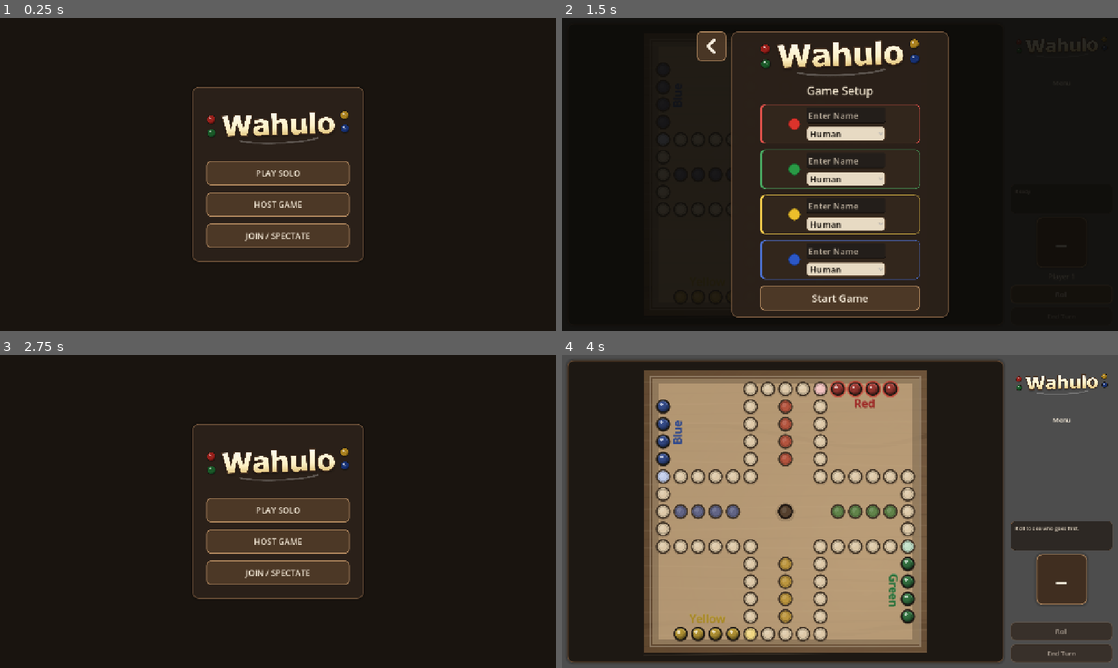
Above: before the commit, frames 1-4 (two rows, left to right).
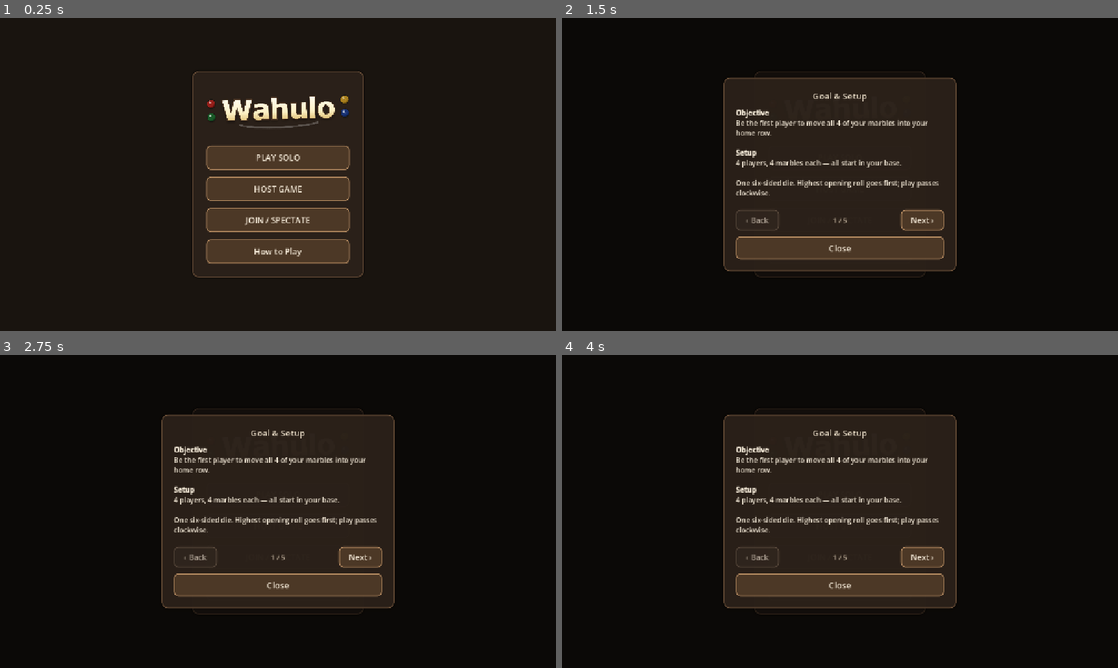
Above: after the commit, the same moments.

Repository: ItsTheMcCoy/wahoo-app
Game: Godot game, scene res://scenes/HomeScreen.tscn
The game is run twice, just before and just after one commit, with the same random seed, the same clock (stepped at 60 frames per second) and the same inputs.
Inputs (mouse positions are in pixels of both pictures, inside the frame that each line leads up to):
- Up to frame 1 (0.25 s): no input
- Up to frame 2 (1.5 s): click (840, 252) at 0.5 s, where only the run after the commit has a clickable "How to Play"; click "PLAY SOLO" at 1.25 s
- Up to frame 3 (2.75 s): click (150, 383) at 2.02 s
- Up to frame 4 (4 s): click "PLAY SOLO" at 2.75 s; click (840, 633) at 3.5 s, where only the run before the commit has a clickable "Start Game"

The runs differ from the first frame. In frame 1, 8.8% of the frame differs, in the area x 34-66%, y 17-83%; in frame 2, 22%; in frame 3, 11%; in frame 4, 71%, in the area x 0-100%, y 0-100%.

Commit message:
Add how-to-play overlay and re-export web build

Diff:
--- a/godot/scenes/HomeScreen.tscn
+++ b/godot/scenes/HomeScreen.tscn
@@ -1,6 +1,7 @@
-[gd_scene load_steps=2 format=3]
+[gd_scene load_steps=3 format=3]
 
 [ext_resource type="Script" path="res://scripts/home_screen.gd" id="1_hs001"]
+[ext_resource type="PackedScene" path="res://scenes/HowToPlayOverlay.tscn" id="2_hs002"]
 
 [node name="HomeScreen" type="Control"]
 layout_mode = 3
@@ -55,6 +56,11 @@
 custom_minimum_size = Vector2(0, 72)
 text = "JOIN / SPECTATE"
 
+[node name="HowToPlayButton" type="Button" parent="MainCenter/HomePanel/Content"]
+layout_mode = 2
+custom_minimum_size = Vector2(0, 56)
+text = "How to Play"
+
 [node name="HostPromptLayer" type="Control" parent="."]
 layout_mode = 1
 anchors_preset = 15
@@ -212,3 +218,11 @@
 size_flags_horizontal = 3
 custom_minimum_size = Vector2(0, 56)
 text = "Watch"
+
+[node name="HowToPlayOverlay" parent="." instance=ExtResource("2_hs002")]
+layout_mode = 1
+anchors_preset = 15
+anchor_right = 1.0
+anchor_bottom = 1.0
+grow_horizontal = 2
+grow_vertical = 2
--- /dev/null
+++ b/godot/scenes/HowToPlayOverlay.tscn
@@ -0,0 +1,81 @@
+[gd_scene load_steps=2 format=3]
+
+[ext_resource type="Script" path="res://scripts/how_to_play_overlay.gd" id="1_htp01"]
+
+[node name="HowToPlayOverlay" type="Control"]
+layout_mode = 1
+anchors_preset = 15
+anchor_right = 1.0
+anchor_bottom = 1.0
+grow_horizontal = 2
+grow_vertical = 2
+visible = false
+script = ExtResource("1_htp01")
+
+[node name="DimBg" type="ColorRect" parent="."]
+layout_mode = 1
+anchors_preset = 15
+anchor_right = 1.0
+anchor_bottom = 1.0
+color = Color(0.0, 0.0, 0.0, 0.55)
+
+[node name="Center" type="CenterContainer" parent="."]
+layout_mode = 1
+anchors_preset = 15
+anchor_right = 1.0
+anchor_bottom = 1.0
+grow_horizontal = 2
+grow_vertical = 2
+
+[node name="HowToPlayPanel" type="PanelContainer" parent="Center"]
+layout_mode = 2
+
+[node name="HowToPlayContent" type="VBoxContainer" parent="Center/HowToPlayPanel"]
+layout_mode = 2
+custom_minimum_size = Vector2(480, 0)
+theme_override_constants/separation = 14
+
+[node name="HowToPlayTitle" type="Label" parent="Center/HowToPlayPanel/HowToPlayContent"]
+layout_mode = 2
+text = "Goal & Setup"
+horizontal_alignment = 1
+theme_override_font_sizes/font_size = 20
+
+[node name="BodyScroll" type="ScrollContainer" parent="Center/HowToPlayPanel/HowToPlayContent"]
+layout_mode = 2
+custom_minimum_size = Vector2(0, 220)
+
+[node name="HowToPlayBody" type="RichTextLabel" parent="Center/HowToPlayPanel/HowToPlayContent/BodyScroll"]
+layout_mode = 2
+size_flags_horizontal = 3
+bbcode_enabled = true
+fit_content = true
+scroll_active = false
+autowrap_mode = 3
+
+[node name="NavRow" type="HBoxContainer" parent="Center/HowToPlayPanel/HowToPlayContent"]
+layout_mode = 2
+theme_override_constants/separation = 8
+
+[node name="PrevBtn" type="Button" parent="Center/HowToPlayPanel/HowToPlayContent/NavRow"]
+layout_mode = 2
+custom_minimum_size = Vector2(100, 48)
+disabled = true
+text = "‹ Back"
+
+[node name="PageIndicator" type="Label" parent="Center/HowToPlayPanel/HowToPlayContent/NavRow"]
+layout_mode = 2
+size_flags_horizontal = 3
+text = "1 / 5"
+horizontal_alignment = 1
+theme_override_font_sizes/font_size = 15
+
+[node name="NextBtn" type="Button" parent="Center/HowToPlayPanel/HowToPlayContent/NavRow"]
+layout_mode = 2
+custom_minimum_size = Vector2(100, 48)
+text = "Next ›"
+
+[node name="CloseBtn" type="Button" parent="Center/HowToPlayPanel/HowToPlayContent"]
+layout_mode = 2
+custom_minimum_size = Vector2(0, 52)
+text = "Close"
--- a/godot/scenes/Lobby.tscn
+++ b/godot/scenes/Lobby.tscn
@@ -1,6 +1,7 @@
-[gd_scene load_steps=2 format=3]
+[gd_scene load_steps=3 format=3]
 
 [ext_resource type="Script" path="res://scripts/lobby.gd" id="1_lob01"]
+[ext_resource type="PackedScene" path="res://scenes/HowToPlayOverlay.tscn" id="2_lob02"]
 
 [node name="Lobby" type="Control"]
 layout_mode = 3
@@ -166,6 +167,11 @@
 disabled = true
 text = "START GAME"
 
+[node name="HowToPlayButton" type="Button" parent="ScrollContainer/Center/LobbyPanel/Content"]
+layout_mode = 2
+custom_minimum_size = Vector2(0, 56)
+text = "How to Play"
+
 [node name="LobbyBackButton" type="Button" parent="."]
 layout_mode = 1
 offset_left = 14.0
@@ -174,3 +180,11 @@
 offset_bottom = 58.0
 text = "<"
 tooltip_text = "Back"
+
+[node name="HowToPlayOverlay" parent="." instance=ExtResource("2_lob02")]
+layout_mode = 1
+anchors_preset = 15
+anchor_right = 1.0
+anchor_bottom = 1.0
+grow_horizontal = 2
+grow_vertical = 2
--- a/godot/scenes/Main.tscn
+++ b/godot/scenes/Main.tscn
@@ -1,8 +1,9 @@
-[gd_scene load_steps=4 format=3 uid="uid://df5k61dj4w6by"]
+[gd_scene load_steps=5 format=3 uid="uid://df5k61dj4w6by"]
 
 [ext_resource type="Script" path="res://scripts/main.gd" id="1_ukqg8"]
 [ext_resource type="Script" path="res://scripts/wahoo_board_view.gd" id="2_cw3fq"]
 [ext_resource type="Texture2D" path="res://assets/textures/wahulo_wordmark.png" id="3_0dv5w"]
+[ext_resource type="PackedScene" path="res://scenes/HowToPlayOverlay.tscn" id="5_htp01"]
 
 [node name="Main" type="Control"]
 layout_mode = 3
@@ -104,6 +105,12 @@
 disabled = true
 text = "End Turn"
 theme_override_font_sizes/font_size = 26
+
+[node name="HowToPlayButton" type="Button" parent="Root/SidePanel"]
+layout_mode = 2
+custom_minimum_size = Vector2(0, 52)
+text = "How to Play"
+theme_override_font_sizes/font_size = 18
 
 [node name="ChatSection" type="VBoxContainer" parent="Root/SidePanel"]
 layout_mode = 2
@@ -395,3 +402,11 @@
 offset_bottom = 58.0
 text = "<"
 tooltip_text = "Back"
+
+[node name="HowToPlayOverlay" parent="." instance=ExtResource("5_htp01")]
+layout_mode = 1
+anchors_preset = 15
+anchor_right = 1.0
+anchor_bottom = 1.0
+grow_horizontal = 2
+grow_vertical = 2
--- a/godot/scripts/home_screen.gd
+++ b/godot/scripts/home_screen.gd
@@ -42,6 +42,10 @@
 @onready var _join_buttons: BoxContainer    = $JoinPromptLayer/Center/JoinPanel/JoinContent/JoinButtons
 @onready var _join_content: VBoxContainer   = $JoinPromptLayer/Center/JoinPanel/JoinContent
 
+# How to Play
+@onready var _how_to_play_btn: Button       = $MainCenter/HomePanel/Content/HowToPlayButton
+@onready var _how_to_play_overlay           = $HowToPlayOverlay
+
 var _compact_layout := false
 var _mobile_like_layout := false
 
@@ -62,6 +66,7 @@
 	_join_cancel_btn.pressed.connect(_close_prompts)
 	_join_player_btn.pressed.connect(_on_join_as_player)
 	_join_spectator_btn.pressed.connect(_on_join_as_spectator)
+	_how_to_play_btn.pressed.connect(func(): _how_to_play_overlay.show_overlay())
 	_host_name_field.text_submitted.connect(func(_t): _on_host_create())
 	_join_name_field.text_submitted.connect(func(_t): _on_join_as_player())
 	for field: LineEdit in [_host_name_field, _join_code_field, _join_name_field]:
@@ -183,7 +188,7 @@
 	if not mobile_browser_layout:
 		main_button_height = int(round(float(main_button_height) * ui_scale))
 		main_button_font = int(round(float(main_button_font) * ui_scale))
-	for btn in [_play_solo_btn, _host_game_btn, _join_btn]:
+	for btn in [_play_solo_btn, _host_game_btn, _join_btn, _how_to_play_btn]:
 		btn.custom_minimum_size = Vector2(0, main_button_height)
 		btn.add_theme_font_size_override("font_size", main_button_font)
 
@@ -519,7 +524,7 @@
 	field_focus.border_color = Color(0.85, 0.65, 0.45, 0.98)
 
 	var all_buttons: Array = [
-		_play_solo_btn, _host_game_btn, _join_btn,
+		_play_solo_btn, _host_game_btn, _join_btn, _how_to_play_btn,
 		_host_cancel_btn, _host_create_btn,
 		_join_cancel_btn, _join_player_btn, _join_spectator_btn,
 	]
--- /dev/null
+++ b/godot/scripts/how_to_play_overlay.gd
@@ -0,0 +1,166 @@
+extends Control
+
+const WahooResponsiveLayout = preload("res://scripts/wahoo_responsive_layout.gd")
+
+signal closed
+
+const PAGE_TITLES: Array = [
+	"Goal & Setup",
+	"Your Turn",
+	"Moving Your Marbles",
+	"The Center Shortcut",
+	"Winning",
+]
+
+const PAGE_BODIES: Array = [
+	"[b]Objective[/b]\nBe the first player to move all 4 of your marbles into your home row.\n\n[b]Setup[/b]\n4 players, 4 marbles each — all start in your base.\n\nOne six-sided die. Highest opening roll goes first; play passes clockwise.",
+
+	"Roll the die and move one marble according to the rules.\n\n[b]If you can make a legal move, you must.[/b] No legal move? Your turn passes.\n\n[b]Rolling a 6 lets you roll again[/b] — no limit on consecutive 6s.",
+
+	"[b]Getting out of base[/b]\nRoll a 1 or 6 to move a marble from base onto your start square.\n\n[b]On the track[/b]\nMove forward the exact number rolled. You can't land on your own marbles. Landing on an opponent's marble sends it back to their base.\n\n[b]Into home[/b]\nPast the home-entry square your marble must turn into your home row. You need an exact roll to land in each slot — no overshooting. If you can't make the move, that marble stays put.\n\n[b]Inside home[/b]\nHome marbles are safe and can't be captured.",
+
+	"The center hole is a major shortcut.\n\n[b]To enter:[/b] your marble must be in the first 6 squares after leaving base. Roll exactly the number that lands you on the 6th square (from square 1 roll a 6; from square 2 roll a 5; and so on). Entering is [b]optional[/b] — you can advance normally instead.\n\n[b]To exit:[/b] roll a 1. Your marble skips most of the loop and lands close to home.\n\n[b]The catch:[/b] only one marble fits at a time. An opponent who rolls the right number to enter bumps you back to base.\n\n[b]One chance per trip[/b] — once past the entry window, no shortcut for that marble.",
+
+	"You win the moment your [b]fourth marble enters your home row[/b].\n\nThe home slots don't need to be filled in any particular order — each marble just needs to be somewhere in home.",
+]
+
+@onready var _title_label: Label          = $Center/HowToPlayPanel/HowToPlayContent/HowToPlayTitle
+@onready var _body_scroll: ScrollContainer = $Center/HowToPlayPanel/HowToPlayContent/BodyScroll
+@onready var _body_label: RichTextLabel   = $Center/HowToPlayPanel/HowToPlayContent/BodyScroll/HowToPlayBody
+@onready var _prev_btn: Button            = $Center/HowToPlayPanel/HowToPlayContent/NavRow/PrevBtn
+@onready var _page_indicator: Label       = $Center/HowToPlayPanel/HowToPlayContent/NavRow/PageIndicator
+@onready var _next_btn: Button            = $Center/HowToPlayPanel/HowToPlayContent/NavRow/NextBtn
+@onready var _close_btn: Button           = $Center/HowToPlayPanel/HowToPlayContent/CloseBtn
+@onready var _panel: PanelContainer       = $Center/HowToPlayPanel
+@onready var _content: VBoxContainer      = $Center/HowToPlayPanel/HowToPlayContent
+
+var _current_page := 0
+
+func _ready() -> void:
+	_prev_btn.pressed.connect(_go_prev)
+	_next_btn.pressed.connect(_go_next)
+	_close_btn.pressed.connect(_close)
+	_apply_theme()
+	get_viewport().size_changed.connect(_apply_theme)
+	visible = false
+
+func show_overlay() -> void:
+	_current_page = 0
+	_update_page()
+	visible = true
+	WahooResponsiveLayout.push_back_handler(_close)
+
+func _close() -> void:
+	visible = false
+	WahooResponsiveLayout.pop_back_handler()
+	closed.emit()
+
+func _go_prev() -> void:
+	if _current_page > 0:
+		_current_page -= 1
+		_update_page()
+
+func _go_next() -> void:
+	if _current_page < PAGE_TITLES.size() - 1:
+		_current_page += 1
+		_update_page()
+
+func _update_page() -> void:
+	_title_label.text = PAGE_TITLES[_current_page]
+	_body_label.text = PAGE_BODIES[_current_page]
+	_page_indicator.text = "%d / %d" % [_current_page + 1, PAGE_TITLES.size()]
+	_prev_btn.disabled = _current_page == 0
+	_next_btn.disabled = _current_page == PAGE_TITLES.size() - 1
+	_body_scroll.scroll_vertical = 0
+
+func _apply_theme() -> void:
+	var viewport_size := get_viewport_rect().size
+	var is_mobile := WahooResponsiveLayout.is_mobile_like_layout(viewport_size)
+
+	var panel_style := StyleBoxFlat.new()
+	panel_style.bg_color = Color(0.17, 0.13, 0.10, 0.94)
+	panel_style.border_color = Color(0.46, 0.34, 0.24, 0.95)
+	panel_style.border_width_left = 2
+	panel_style.border_width_top = 2
+	panel_style.border_width_right = 2
+	panel_style.border_width_bottom = 2
+	panel_style.corner_radius_top_left = 14
+	panel_style.corner_radius_top_right = 14
+	panel_style.corner_radius_bottom_left = 14
+	panel_style.corner_radius_bottom_right = 14
+	panel_style.shadow_color = Color(0.0, 0.0, 0.0, 0.24)
+	panel_style.shadow_size = 6
+	var margin := 24 if is_mobile else 28
+	panel_style.content_margin_left = margin
+	panel_style.content_margin_top = margin
+	panel_style.content_margin_right = margin
+	panel_style.content_margin_bottom = margin
+	_panel.add_theme_stylebox_override("panel", panel_style)
+
+	var btn_normal := StyleBoxFlat.new()
+	btn_normal.bg_color = Color(0.30, 0.22, 0.15, 0.98)
+	btn_normal.border_color = Color(0.73, 0.56, 0.39, 0.98)
+	btn_normal.border_width_left = 2
+	btn_normal.border_width_top = 2
+	btn_normal.border_width_right = 2
+	btn_normal.border_width_bottom = 2
+	btn_normal.corner_radius_top_left = 10
+	btn_normal.corner_radius_top_right = 10
+	btn_normal.corner_radius_bottom_left = 10
+	btn_normal.corner_radius_bottom_right = 10
+
+	var btn_hover := btn_normal.duplicate() as StyleBoxFlat
+	btn_hover.bg_color = Color(0.38, 0.28, 0.19, 0.98)
+
+	var btn_pressed := btn_normal.duplicate() as StyleBoxFlat
+	btn_pressed.bg_color = Color(0.22, 0.16, 0.11, 0.98)
+
+	var btn_disabled := btn_normal.duplicate() as StyleBoxFlat
+	btn_disabled.bg_color = Color(0.19, 0.15, 0.12, 0.74)
+	btn_disabled.border_color = Color(0.41, 0.34, 0.28, 0.74)
+
+	var nav_font_size := 20 if is_mobile else 18
+	var close_font_size := 22 if is_mobile else 20
+	var close_height := 56 if is_mobile else 52
+
+	for btn: Button in [_prev_btn, _next_btn]:
+		btn.add_theme_stylebox_override("normal", btn_normal)
+		btn.add_theme_stylebox_override("hover", btn_hover)
+		btn.add_theme_stylebox_override("pressed", btn_pressed)
+		btn.add_theme_stylebox_override("disabled", btn_disabled)
+		btn.add_theme_color_override("font_color", Color(0.97, 0.93, 0.86))
+		btn.add_theme_color_override("font_hover_color", Color(1.0, 0.97, 0.90))
+		btn.add_theme_color_override("font_pressed_color", Color(0.97, 0.93, 0.86))
+		btn.add_theme_color_override("font_disabled_color", Color(0.67, 0.62, 0.57))
+		btn.add_theme_font_size_override("font_size", nav_font_size)
+
+	_close_btn.add_theme_stylebox_override("normal", btn_normal)
+	_close_btn.add_theme_stylebox_override("hover", btn_hover)
+	_close_btn.add_theme_stylebox_override("pressed", btn_pressed)
+	_close_btn.add_theme_stylebox_override("disabled", btn_disabled)
+	_close_btn.add_theme_color_override("font_color", Color(0.97, 0.93, 0.86))
+	_close_btn.add_theme_color_override("font_hover_color", Color(1.0, 0.97, 0.90))
+	_close_btn.add_theme_color_override("font_pressed_color", Color(0.97, 0.93, 0.86))
+	_close_btn.custom_minimum_size = Vector2(0, close_height)
+	_close_btn.add_theme_font_size_override("font_size", close_font_size)
+
+	var title_size := 22 if is_mobile else 20
+	_title_label.add_theme_font_size_override("font_size", title_size)
+	_title_label.add_theme_color_override("font_color", Color(0.96, 0.91, 0.82))
+
+	var body_size := 17 if is_mobile else 16
+	_body_label.add_theme_font_size_override("normal_font_size", body_size)
+	_body_label.add_theme_font_size_override("bold_font_size", body_size)
+	_body_label.add_theme_color_override("default_color", Color(0.95, 0.91, 0.84))
+
+	var indicator_size := 17 if is_mobile else 15
+	_page_indicator.add_theme_font_size_override("font_size", indicator_size)
+	_page_indicator.add_theme_color_override("font_color", Color(0.72, 0.66, 0.58))
+
+	var content_width := 460.0 if is_mobile else 480.0
+	if viewport_size.x > 0.0 and viewport_size.x < content_width + 80.0:
+		content_width = maxf(280.0, viewport_size.x - 80.0)
+	_content.custom_minimum_size = Vector2(content_width, 0)
+
+	var body_min_height := 200 if is_mobile else 220
+	_body_scroll.custom_minimum_size = Vector2(0, body_min_height)
--- a/godot/scripts/lobby.gd
+++ b/godot/scripts/lobby.gd
@@ -47,6 +47,8 @@
 @onready var _leave_btn: Button               = $ScrollContainer/Center/LobbyPanel/Content/ActionRow/LeaveBtn
 @onready var _action_row: BoxContainer        = $ScrollContainer/Center/LobbyPanel/Content/ActionRow
 @onready var _back_btn: Button                = $LobbyBackButton
+@onready var _how_to_play_btn: Button         = $ScrollContainer/Center/LobbyPanel/Content/HowToPlayButton
+@onready var _how_to_play_overlay            = $HowToPlayOverlay
 
 var _role := ""
 var _game_id := ""
@@ -113,6 +115,7 @@
 	var action_height := 54 if _compact_layout else 60
 	_leave_btn.custom_minimum_size = Vector2(100, action_height)
 	_start_game_btn.custom_minimum_size = Vector2(0, action_height)
+	_how_to_play_btn.custom_minimum_size = Vector2(0, action_height)
 	_chat_log.custom_minimum_size = Vector2(0, 148 if _compact_layout else 192)
 	_chat_send_btn.custom_minimum_size = Vector2(74 if _compact_layout else 60, 48)
 	call_deferred("_position_back_button")
@@ -254,6 +257,7 @@
 		_waiting_label.visible = true
 
 	_leave_btn.pressed.connect(_on_leave)
+	_how_to_play_btn.pressed.connect(func(): _how_to_play_overlay.show_overlay())
 	_chat_send_btn.pressed.connect(_on_chat_send)
 	_chat_input.text_submitted.connect(func(_t): _on_chat_send())
 
@@ -546,7 +550,7 @@
 	btn_disabled.bg_color = Color(0.19, 0.15, 0.12, 0.74)
 	btn_disabled.border_color = Color(0.41, 0.34, 0.28, 0.74)
 
-	for btn: Button in [_copy_code_btn, _copy_link_btn, _chat_send_btn, _leave_btn, _start_game_btn]:
+	for btn: Button in [_copy_code_btn, _copy_link_btn, _chat_send_btn, _leave_btn, _start_game_btn, _how_to_play_btn]:
 		_apply_button_theme(btn, btn_normal, btn_hover, btn_pressed, btn_disabled)
 
 	var chat_style := StyleBoxFlat.new()
--- a/godot/scripts/main.gd
+++ b/godot/scripts/main.gd
@@ -78,6 +78,8 @@
 @onready var _seat_label_1: Control = $SetupOverlay/SetupCenter/SetupPanel/SetupContent/PlayerCard1/PlayerCard1Inner/Seat1Dot
 @onready var _seat_label_2: Control = $SetupOverlay/SetupCenter/SetupPanel/SetupContent/PlayerCard2/PlayerCard2Inner/Seat2Dot
 @onready var _seat_label_3: Control = $SetupOverlay/SetupCenter/SetupPanel/SetupContent/PlayerCard3/PlayerCard3Inner/Seat3Dot
+@onready var _how_to_play_btn: Button = $Root/SidePanel/HowToPlayButton
+@onready var _how_to_play_overlay = $HowToPlayOverlay
 
 signal _opening_roll_pressed
 
@@ -114,6 +116,7 @@
 	_new_game_button.pressed.connect(_on_new_game_from_win)
 	_board.move_selected.connect(_on_board_move_selected)
 	_start_button.pressed.connect(_on_start_pressed)
+	_how_to_play_btn.pressed.connect(func(): _how_to_play_overlay.show_overlay())
 	_setup_back_button.pressed.connect(_on_setup_back_pressed)
 	_setup_back_button.text = "<"
 	WahooResponsiveLayout.style_icon_button(_setup_back_button)
@@ -412,6 +415,7 @@
 		_new_game_button,
 		_start_button,
 		_game_menu_button,
+		_how_to_play_btn,
 	]
 	for button in action_buttons:
 		button.add_theme_stylebox_override("normal", button_style_normal)
Not shown, added: godot/scripts/how_to_play_overlay.gd.uid
Not shown, changed: documents/DEVELOPMENT_PLAN.md
Not shown, added: documents/HOW_TO_PLAY_IMPL_HANDOFF.md
Not shown, changed: godot/README.md
Not shown, changed: godot/build/web/index.html
Not shown, changed: godot/build/web/index.pck
Not shown, changed: scripts/launch_godot.ps1
